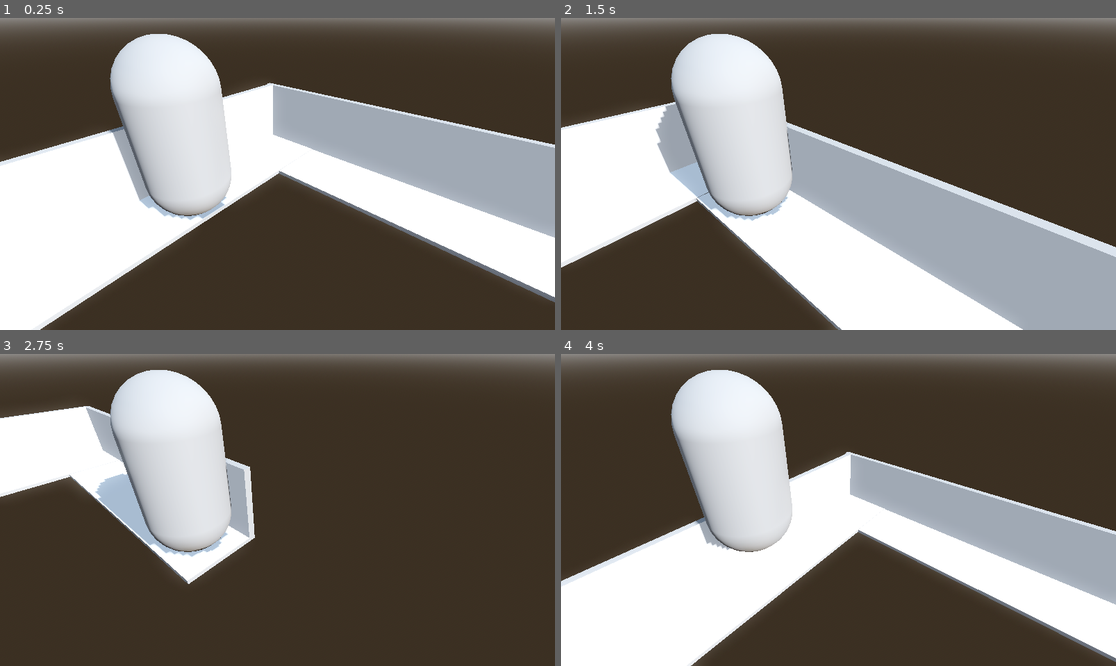
Above: before the commit, frames 1-4 (two rows, left to right).
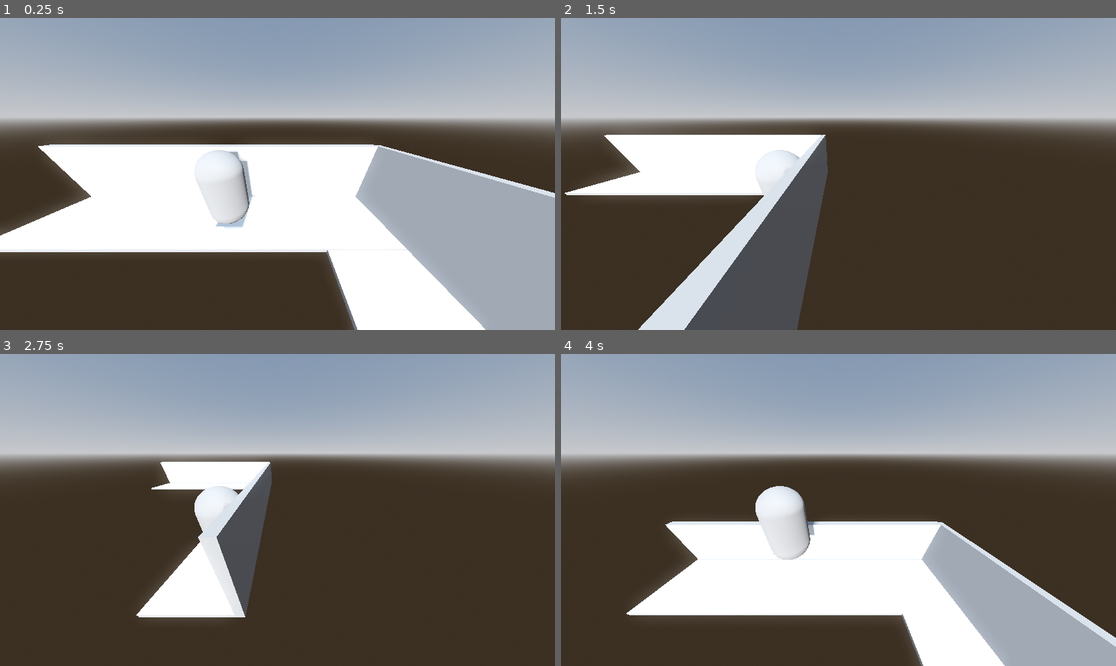
Above: after the commit, the same moments.

Repository: jpat125/DigiTech-3.7-3.8-Game-Development
Game: Godot game, scene res://corridor testing.tscn
Same seed, same stepped clock (60 frames per second), same inputs: the game is played once before the commit and once after it. The project has no main scene, so this scene is started directly.
Inputs (mouse positions are in pixels of both pictures, inside the frame that each line leads up to):
- Up to frame 1 (0.25 s): no input
- Up to frame 2 (1.5 s): tap Enter (ui_accept) at 0.5, 0.77 s; move the mouse to (960, 158) at 0.52 s; hold D (right) 0.53-1.28 s; click (960, 158) at 0.67 s; move the mouse to (727, 189) at 1.27 s; hold S (back) from 1.28 s (still down)
- Up to frame 3 (2.75 s): tap Enter (ui_accept) at 1.52 s; move the mouse to (333, 441) at 2.02 s; release S (back) at 2.03 s; hold D (right) from 2.03 s (still down)
- Up to frame 4 (4 s): tap Enter (ui_accept) at 2.75, 3.02, 3.77 s; move the mouse to (810, 572) at 2.77 s; release D (right) at 2.78 s; hold W (forward) 2.78-3.53 s; click (810, 572) at 2.92 s; move the mouse to (1005, 556) at 3.52 s; hold A (left) from 3.53 s (still down)

The runs differ from the first frame. In frame 1, 74% of the frame differs, in the area x 0-100%, y 0-100%; in frame 2, 79%; in frame 3, 46%; in frame 4, 76%.

Commit message:
Added second wall to stop capsule falling
Added second wall to prevent capsule from falling through middle. Remember to always use BoxShape for walls, if Boundary is used capsule treats it as a collision shape. Even if it is not in the way.

Diff:
--- a/corridor testing.tscn
+++ b/corridor testing.tscn
@@ -24,14 +24,20 @@
 [sub_resource type="StandardMaterial3D" id="StandardMaterial3D_015s0"]
 
 [sub_resource type="BoxShape3D" id="BoxShape3D_vub8m"]
-size = Vector3(4.90596, 0.99504, 1)
+size = Vector3(4.86747, 1.00833, 1)
 
 [sub_resource type="WorldBoundaryShape3D" id="WorldBoundaryShape3D_1d74w"]
+
+[sub_resource type="BoxShape3D" id="BoxShape3D_dvt2n"]
+size = Vector3(15.7388, 0.001, 25.1235)
 
 [sub_resource type="CapsuleMesh" id="CapsuleMesh_8xcei"]
 
 [sub_resource type="CapsuleShape3D" id="CapsuleShape3D_abp6s"]
 radius = 0.503096
+
+[sub_resource type="BoxShape3D" id="BoxShape3D_1hvwt"]
+size = Vector3(33.456, 0.01, 11.297)
 
 [node name="Node3D" type="Node3D"]
 
@@ -55,16 +61,20 @@
 [node name="StaticBody3D" type="StaticBody3D" parent="CSGMesh3D"]
 transform = Transform3D(1, 0, 0, 0, 1, 0, 0, 0, 1, 0.402738, -0.115874, -9.30383)
 
-[node name="CollisionShape3D" type="CollisionShape3D" parent="CSGMesh3D/StaticBody3D"]
-transform = Transform3D(1, 0, 0, 0, 1, 0, 0, 0, 1, -0.388829, -0.964495, 9.86432)
+[node name="MC - floor" type="CollisionShape3D" parent="CSGMesh3D/StaticBody3D"]
+transform = Transform3D(1, 0, 0, 0, 1, 0, 0, 0, 1, -0.793428, -0.830258, 9.39869)
 shape = SubResource("BoxShape3D_vub8m")
 
-[node name="CollisionShape3D2" type="CollisionShape3D" parent="CSGMesh3D/StaticBody3D"]
-transform = Transform3D(9.55343e-17, 4.37114e-08, 0.25, 0.05, -4.37114e-08, 0, 2.18557e-09, 1, -1.09278e-08, -0.368448, 0.194097, 8.90828)
+[node name="MC - wall" type="CollisionShape3D" parent="CSGMesh3D/StaticBody3D"]
+transform = Transform3D(9.55343e-17, 4.37114e-08, 0.25, 0.05, -4.37114e-08, 0, 2.18557e-09, 1, -1.09278e-08, -0.409479, 0.194097, 8.89834)
 shape = SubResource("WorldBoundaryShape3D_1d74w")
 
+[node name="MC - wall2" type="CollisionShape3D" parent="CSGMesh3D/StaticBody3D"]
+transform = Transform3D(-0.25, -8.74228e-09, 1.71962e-16, 0, -4.37114e-09, -0.045, 2.18557e-08, -0.1, 1.96701e-09, -0.859347, 0.135589, 9.81561)
+shape = SubResource("BoxShape3D_dvt2n")
+
 [node name="CharacterBody3D" type="CharacterBody3D" parent="CSGMesh3D"]
-transform = Transform3D(-1, 0, -8.74228e-08, 0, 1, 0, 8.74228e-08, 0, -1, 0.364047, 0.715307, -0.0128616)
+transform = Transform3D(-0.5, 0, -7.54979e-08, 0, 0.5, 0, 7.54979e-08, 0, -0.5, 0.364047, 0.116487, 0.00996151)
 script = ExtResource("1_lmcyu")
 
 [node name="MeshInstance3D" type="MeshInstance3D" parent="CSGMesh3D/CharacterBody3D"]
@@ -78,11 +88,11 @@
 [node name="Neck" type="Node3D" parent="CSGMesh3D/CharacterBody3D"]
 
 [node name="Camera3d" type="Camera3D" parent="CSGMesh3D/CharacterBody3D/Neck"]
-transform = Transform3D(-0.64679, -0.423162, 0.634505, 0, 0.831954, 0.554844, -0.762668, 0.358868, -0.538099, 1.23305, 1.08506, -2.53467)
-fov = 64.1219
+transform = Transform3D(-2, -8.28922e-08, 1.53948e-07, 0, 1.76095, 0.948176, -1.74846e-07, 0.948176, -1.76095, -1.30689, 1.52124, -2.27395)
+fov = 111.798
 
 [node name="CSGMesh3D2" type="CSGMesh3D" parent="."]
-transform = Transform3D(-4.37114e-08, 0, -1, 0, 1, 0, 1, 0, -4.37114e-08, 1.36985, -0.00728765, 1.96404)
+transform = Transform3D(-4.37114e-08, 0, -1, 0, 1, 0, 1, 0, -4.37114e-08, 1.36985, -0.00185767, 2.01755)
 mesh = SubResource("BoxMesh_rq5mp")
 
 [node name="CSGMesh3D2" type="CSGMesh3D" parent="CSGMesh3D2"]
@@ -94,10 +104,14 @@
 [node name="StaticBody3D" type="StaticBody3D" parent="CSGMesh3D2"]
 transform = Transform3D(1, 0, 0, 0, 1, 0, 0, 0, 1, 0.402738, -0.115874, -9.41786)
 
-[node name="CollisionShape3D" type="CollisionShape3D" parent="CSGMesh3D2/StaticBody3D"]
-transform = Transform3D(1, 0, 0, 0, 1, 0, 0, 0, 1, -0.388829, -0.964495, 9.86432)
+[node name="SC - floor" type="CollisionShape3D" parent="CSGMesh3D2/StaticBody3D"]
+transform = Transform3D(1, 0, 0, 0, -4.37114e-08, -1, 0, 1, -4.37114e-08, -0.355449, -0.834198, 9.38596)
 shape = SubResource("BoxShape3D_vub8m")
 
-[node name="CollisionShape3D2" type="CollisionShape3D" parent="CSGMesh3D2/StaticBody3D"]
-transform = Transform3D(9.55343e-17, 4.37114e-08, 0.25, 0.05, -4.37114e-08, 0, 2.18557e-09, 1, -1.09278e-08, -0.368448, 0.194097, 8.90828)
+[node name="SC - wall" type="CollisionShape3D" parent="CSGMesh3D2/StaticBody3D"]
+transform = Transform3D(9.55343e-17, 4.37114e-08, 0.25, 0.05, -4.37114e-08, 0, 2.18557e-09, 1, -1.09278e-08, -0.325609, 0.194097, 9.01585)
 shape = SubResource("WorldBoundaryShape3D_1d74w")
+
+[node name="SC - wall2" type="CollisionShape3D" parent="CSGMesh3D2/StaticBody3D"]
+transform = Transform3D(0.1, 0, 0, 0, -4.37114e-09, -0.1, 0, 0.1, -4.37114e-09, -0.215076, 0.252683, 9.93287)
+shape = SubResource("BoxShape3D_1hvwt")
Not shown: 1 places in corridor testing.tscn that only renumber resources
